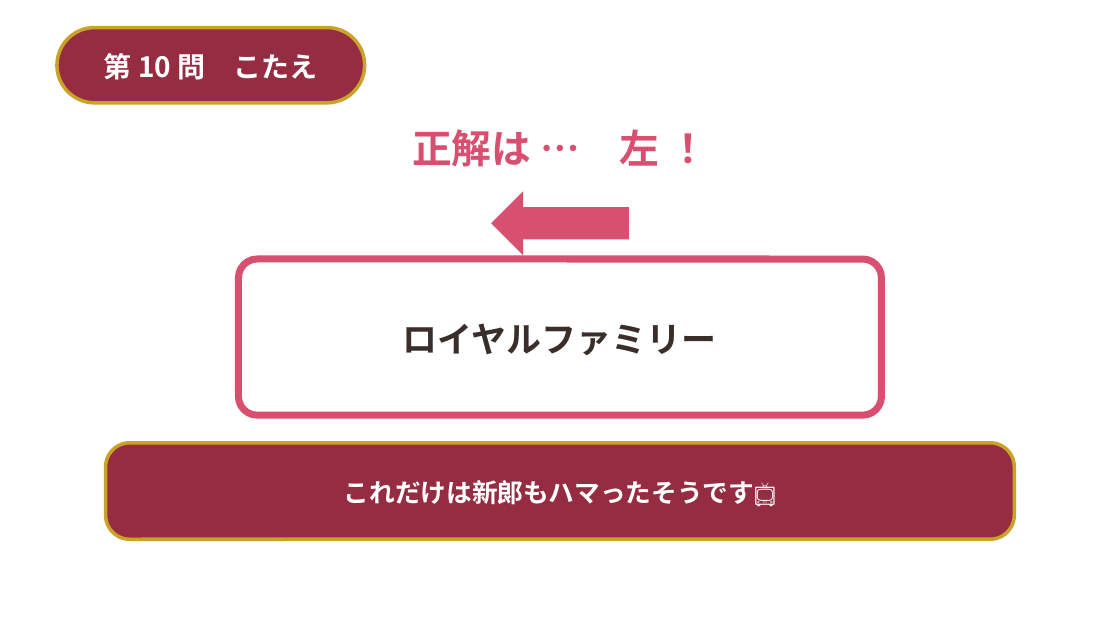
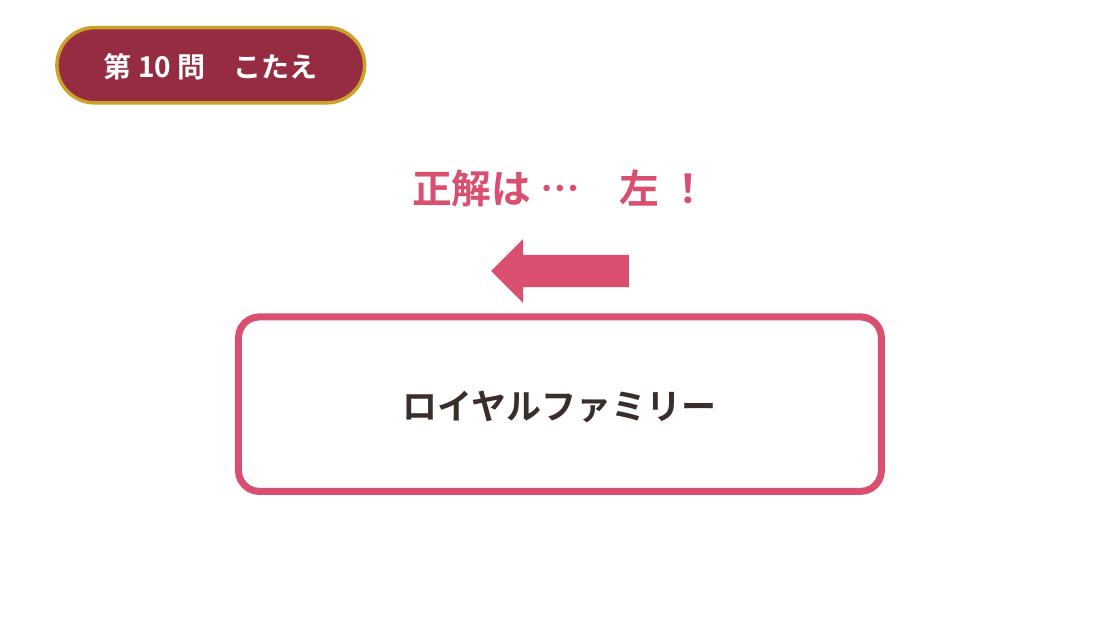
Before and after one commit to st01ohn03-coder/simple-alarm, a slide deck: slide 28 of wedding-deck/build/結婚式_2択クイズ＆ビンゴ.pptx (slide 30 before the commit). Drawn at 1120x630 pixels with LibreOffice and Linux fonts; fonts in the diff are those of the drawing; background and template pictures are left out. Boxes give left, top, right and bottom in pixels: in the first picture for what was removed or moved away, otherwise in the second. Text is boxed around its words. In the diff, an @@ line names an element or a change of style, - is before the commit and + after.

```diff
--- a/wedding-deck/build/結婚式_2択クイズ＆ビンゴ.pptx
+++ b/wedding-deck/build/結婚式_2択クイズ＆ビンゴ.pptx
@@ text "正解は … 左 ！": place and size @@
-text "正解は … 左 ！" at (412, 129, 659, 167)
+text "正解は … 左 ！" at (412, 169, 659, 207)
@@ left arrow: place and size @@
-left arrow at (492, 191, 629, 255)
+left arrow at (492, 239, 629, 303)
@@ rounded rectangle "ロイヤルファミリー": place and size @@
-rounded rectangle "ロイヤルファミリー" at (239, 259, 882, 415)
+rounded rectangle "ロイヤルファミリー" at (239, 317, 882, 492)
@@ rounded rectangle removed at (106, 443, 1015, 539) @@
-これだけは新郎もハマったそうです📺
```
Also in this commit, not shown: 13 other slides changed, 2 slides removed, 5 other files.
